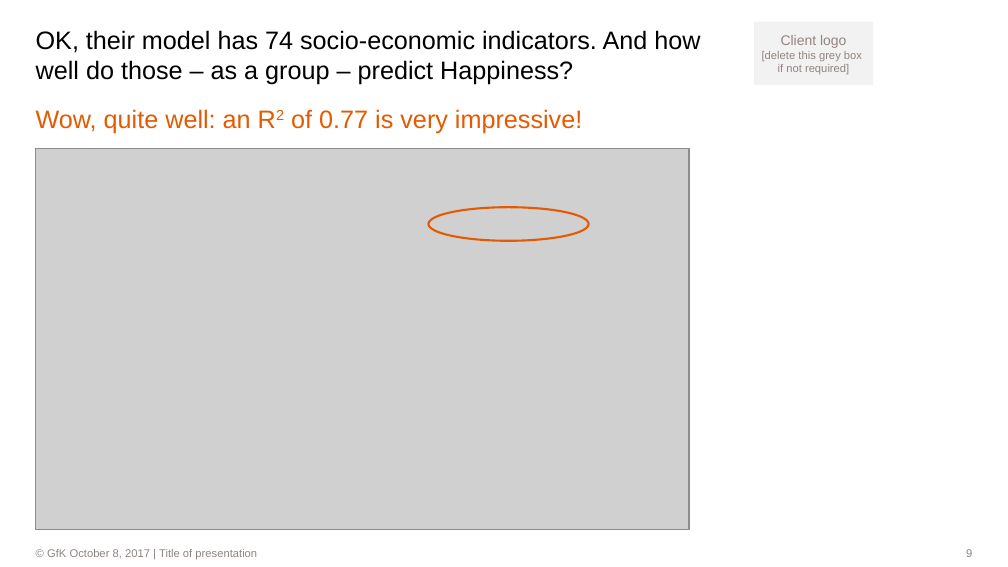
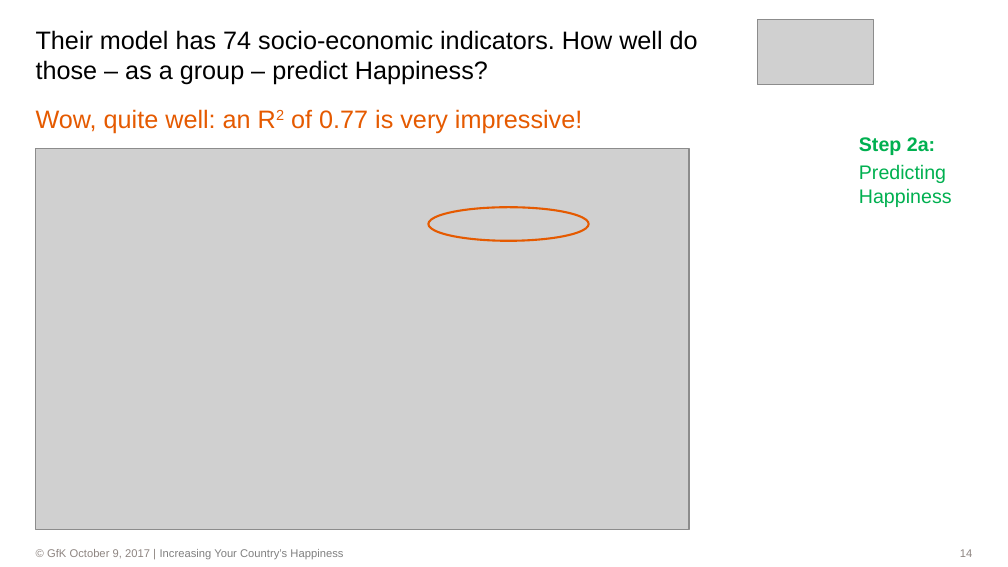
Before and after one commit to dl7631/Predict_World_Happiness, a slide deck: slide 14 of World Happiness.pptx (slide 9 before the commit). Drawn at 1008x567 pixels with LibreOffice and Linux fonts; fonts in the diff are those of the drawing; grey boxes stand for pictures; background and template pictures are left out. Boxes give left, top, right and bottom in pixels: in the first picture for what was removed or moved away, otherwise in the second. Text is boxed around its words. In the diff, an @@ line names an element or a change of style, - is before the commit and + after.

Commit message:
On Monday, October 9

```diff
--- a/World Happiness.pptx
+++ b/World Happiness.pptx
@@ rectangle removed at (x1=754, y1=21, x2=873, y2=85) @@
-Client logo
-[delete this grey box
-if not required]
@@ picture added at (x1=757, y1=20, x2=874, y2=85) @@
@@ title at (x1=36, y1=30, x2=698, y2=85): text changed @@
-OK, their model has 74 socio-economic indicators. And how well do those – as a group – predict Happiness?
+Their model has 74 socio-economic indicators. How well do those – as a group – predict Happiness?
@@ text added at (x1=859, y1=137, x2=952, y2=207), 14 pt, text #00B050 @@
+Step 2a:
+Predicting Happiness
@@ text at (x1=47, y1=549, x2=343, y2=559): text changed; text colour #8E8581 to #808080 @@
-                © GfK October 8, 2017 | Title of presentation
+                © GfK October 9, 2017 | Increasing Your Country’s Happiness
@@ page number at (x1=960, y1=549, x2=972, y2=557): text changed @@
-9
+14
```
Also in this commit, not shown: 20 other slides changed, 3 slides added, 14 slides removed, 5 other files.
